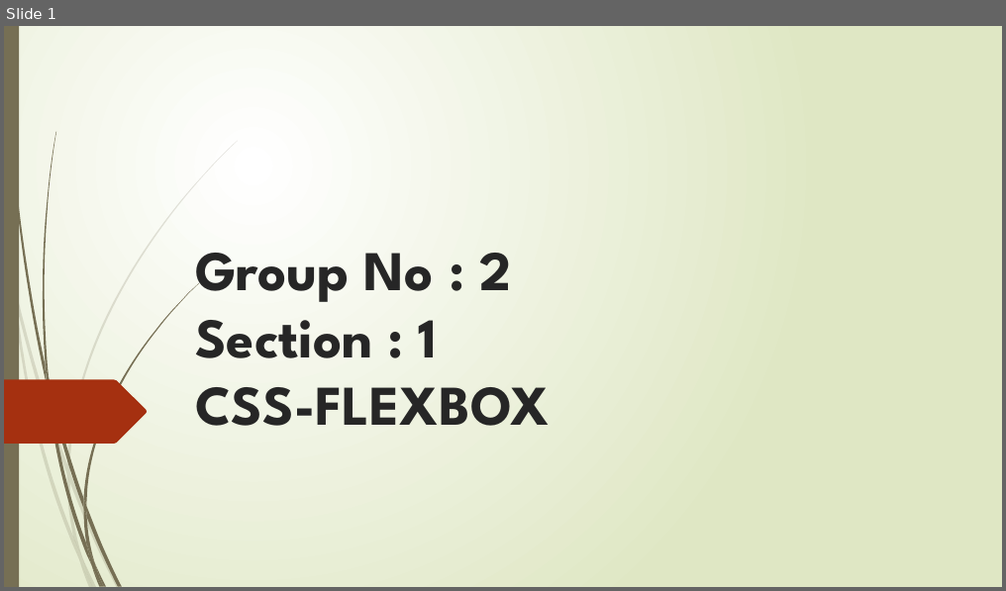
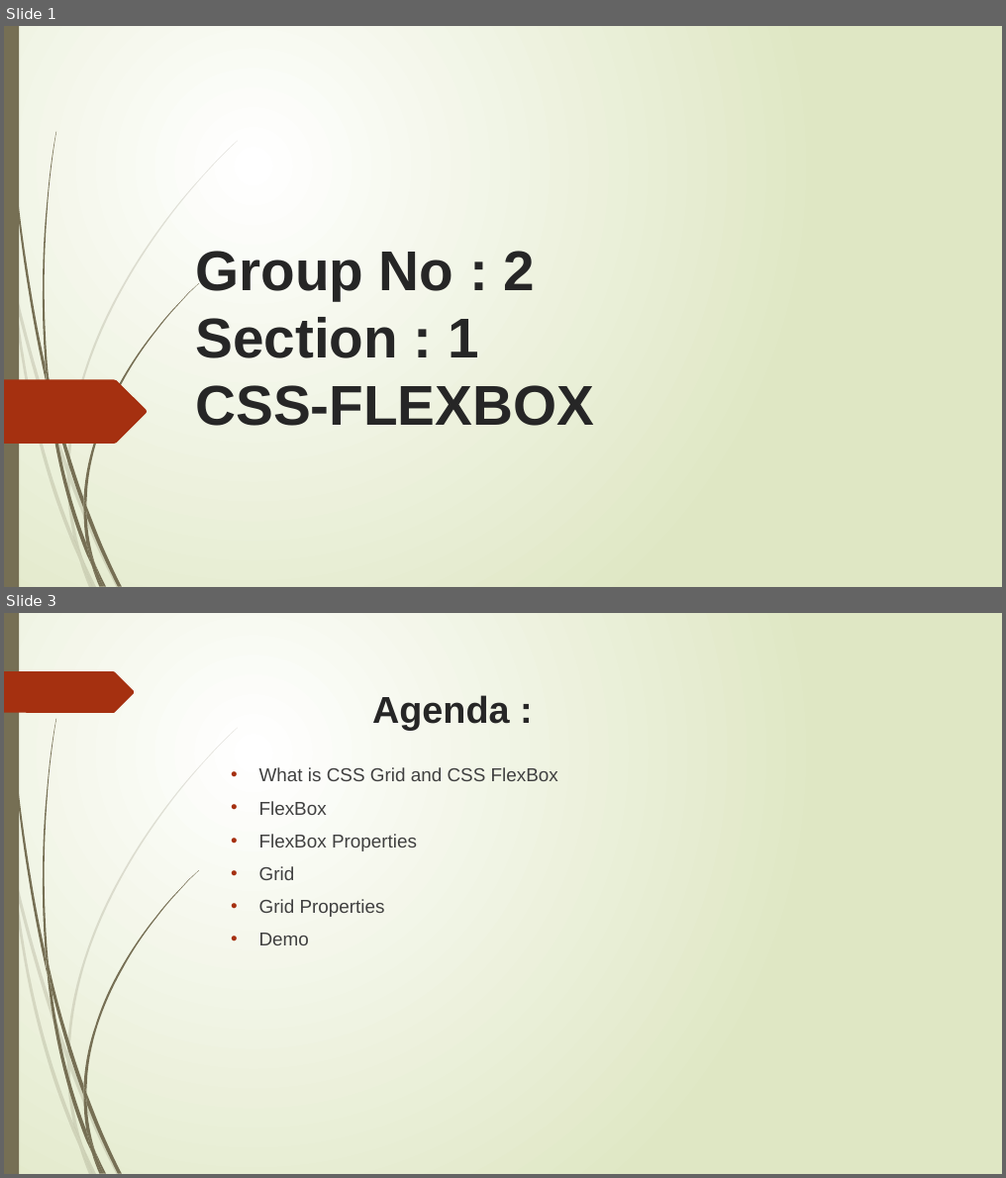
Before and after one commit to Rithima-Reddy/CSS-FLEXBOX, a slide deck: Group No.pptx. Shown one above the other, each under a label of ours: slide 1 before the commit, slides 1 and 3 after it; the slides between them are not shown. The pictures are 1006x591 and 1006x1178 pixels, drawn with LibreOffice and Linux fonts; fonts in the diff are those of the drawing. Boxes give left, top, right and bottom in pixels: in the first picture for what was removed or moved away, otherwise in the second. Text is boxed around its words. In the diff, an @@ line names an element or a change of style, - is before the commit and + after.

```diff
--- a/Group No.pptx
+++ b/Group No.pptx
@@ slide 3 added at (4, 613, 1002, 1174), background gradient #FFFFFF to #DFE8C4; not listed: 23 template elements that a slide beside it also shows @@
@@ freeform shape added at (4, 671, 135, 713), fill #A53010 @@
@@ title added at (372, 695, 509, 730), 36 pt, text #262626, bold @@
+Agenda :
@@ text added at (259, 767, 558, 946), 18 pt, text #404040 @@
+• What is CSS Grid and CSS FlexBox
+• FlexBox
+• FlexBox Properties
+• Grid
+• Grid Properties
+• Demo
@@ slide 1 changed as well @@
@@ title "Group No : 2 Section ..." at (195, 251, 594, 426): font League Spartan to Arial @@
```
Also in this commit, not shown: 1 other slide changed, 6 other slides added, 3 slides removed.
